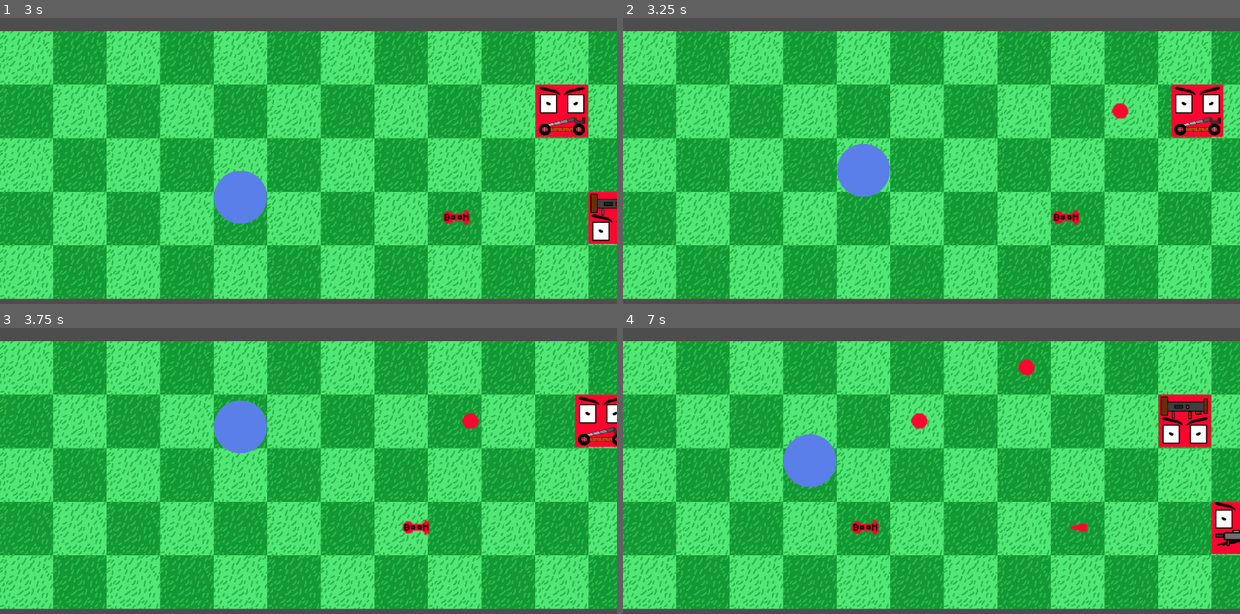
Above: before the commit, frames 1-4 (two rows, left to right).
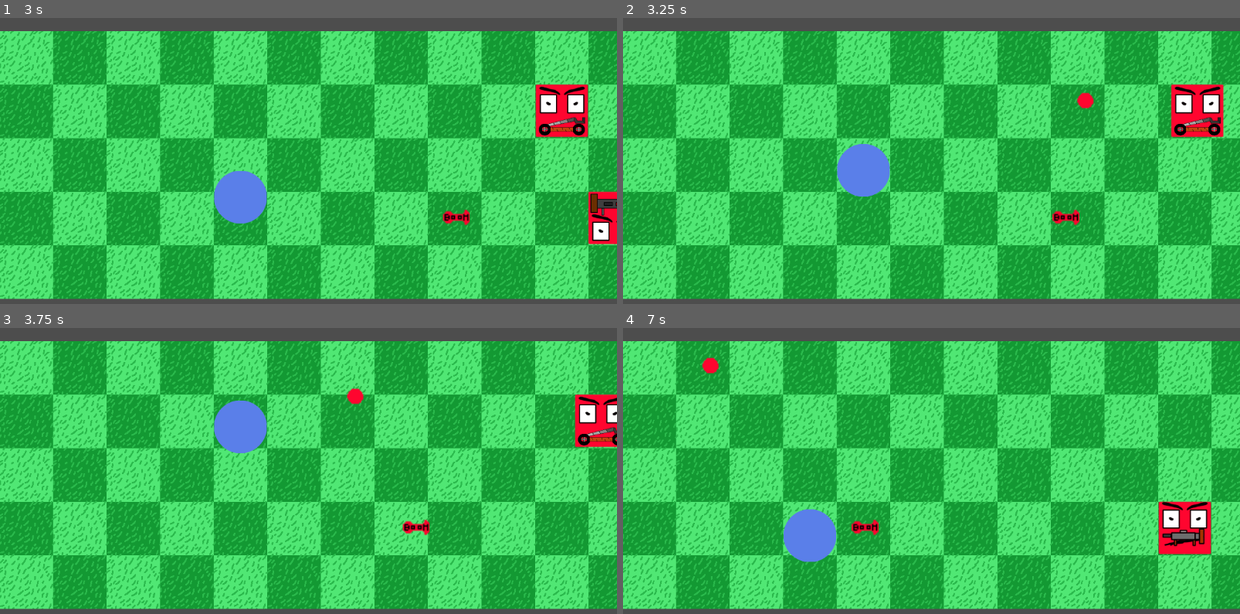
Above: after the commit, the same moments.

Repository: Killfreek/Rats
Game: Godot game, scene res://main.tscn
Two runs of this game, one before a commit and one after it. Both use one fixed random seed, a clock stepped at 60 frames per second and the inputs below.
Inputs:
- Up to frame 1 (3 s): tap Enter at 0.5 s; hold D (MoveRight) 0.53-1.28 s; hold Space (SpawnPlayer) 0.53-1.28 s; hold S (MoveDown) 1.28-2.03 s; tap Space (SpawnPlayer) at 1.35, 2.85 s; hold D (MoveRight) 2.03-2.78 s; hold Space (SpawnPlayer) 2.03-2.78 s; hold W (MoveUp) from 2.78 s (still down)
- Up to frame 2 (3.25 s): keep holding W (MoveUp)
- Up to frame 3 (3.75 s): release W (MoveUp) at 3.53 s; hold A (MoveLeft) from 3.53 s (still down); hold Space (SpawnPlayer) from 3.53 s (still down)
- Up to frame 4 (7 s): release Space (SpawnPlayer) at 4.28 s; tap Space (SpawnPlayer) at 4.35, 5.85 s; release A (MoveLeft) at 5.03 s; hold S (MoveDown) 5.03-5.78 s; hold Space (SpawnPlayer) 5.03-5.78 s; hold D (MoveRight) 5.78-6.53 s; hold W (MoveUp) from 6.53 s (still down); hold Space (SpawnPlayer) from 6.53 s (still down)

Frame 1 is identical in both runs. In frame 2, 0.3% of the frame differs, in the area x 73-82%, y 25-36%; in frame 3, 0.3%; in frame 4, 7.0%, in the area x 12-100%, y 10-82%.

Commit message:
refactored projectile code
removed project code per projectile and replaced with a base, straight and arc projectile

Diff:
--- /dev/null
+++ b/Projectiles/ArcProjectile.gd
@@ -0,0 +1,36 @@
+extends BaseProjectile
+
+@export var minRange : int
+@export var maxRange : int
+@export var tileWidth : int
+@export var curveHeight : int
+
+var startPosition : Vector2
+var maxCurveHeight : Vector2
+var t = 0.0
+
+func setup(velocity : Vector2):
+	var rng = RandomNumberGenerator.new()
+	var rngNumber = int(rng.randf_range(minRange, maxRange));
+
+	startPosition = self.position;
+
+	var xDistance = (rngNumber * tileWidth) * -1;
+	finalPosition = startPosition + Vector2(xDistance, 0);
+	maxCurveHeight = Vector2(startPosition.x + (xDistance / 2), startPosition.y + curveHeight);
+
+func _process(delta):
+	t += (delta * speed)
+	if (t >= 1):
+		queue_free();
+	self.position = _quadratic_bezier(startPosition, maxCurveHeight, finalPosition, t);
+
+
+## p0 - start
+## p1 - max height
+## p2 - final postition
+func _quadratic_bezier(p0: Vector2, p1: Vector2, p2: Vector2, t: float):
+	var q0 = p0.lerp(p1, t);
+	var q1 = p1.lerp(p2, t);
+	var r = q0.lerp(q1, t);
+	return r
--- a/Projectiles/BaseProjectile.gd
+++ b/Projectiles/BaseProjectile.gd
@@ -2,19 +2,12 @@
 
 class_name  BaseProjectile
 
-@export var speed : int
+var finalPosition : Vector2
+
+@export var speed : float
 @export var damage : int
 
-var finalPosition : Vector2
-
-func _process(delta):
-	self.position = self.position.move_toward(finalPosition, delta * speed)
-
-func setup(velocity : Vector2):
-	finalPosition = self.position + velocity;
-
 func _on_area_2d_area_entered(area):
-	print(area.get_name());
 	if(area.get_name() == "Player"):
 		area.takeDamage(damage);
 	queue_free();
--- a/Projectiles/Projectile.gd
+++ /dev/null
@@ -1 +0,0 @@
-extends BaseProjectile
--- a/Projectiles/Projectile.tscn
+++ b/Projectiles/Projectile.tscn
@@ -1,7 +1,10 @@
 [gd_scene load_steps=5 format=3 uid="uid://bp6r0h36cnlk7"]
 
-[ext_resource type="Script" path="res://Projectiles/Projectile.gd" id="1_fwswn"]
 [ext_resource type="Texture2D" uid="uid://cu7eyd42wu868" path="res://Sprites/HostileMobs/Projectiles2.png" id="2_wyg2h"]
+
+[sub_resource type="GDScript" id="GDScript_vvrv4"]
+script/source = "extends StraightProjectile
+"
 
 [sub_resource type="SpriteFrames" id="SpriteFrames_hr1yl"]
 animations = [{
@@ -19,8 +22,9 @@
 height = 34.0
 
 [node name="Projectile" type="Node2D"]
-script = ExtResource("1_fwswn")
-speed = 100
+script = SubResource("GDScript_vvrv4")
+speed = 100.0
+damage = 1
 
 [node name="AnimatedSprite2D" type="AnimatedSprite2D" parent="."]
 scale = Vector2(2, 2)
--- a/Projectiles/ProjectileExplosive.gd
+++ /dev/null
@@ -1 +0,0 @@
-extends BaseProjectile
--- a/Projectiles/ProjectileExplosive.tscn
+++ b/Projectiles/ProjectileExplosive.tscn
@@ -1,7 +1,10 @@
 [gd_scene load_steps=5 format=3 uid="uid://uwk2r6hcllt5"]
 
-[ext_resource type="Script" path="res://Projectiles/ProjectileExplosive.gd" id="1_4sdx2"]
 [ext_resource type="Texture2D" uid="uid://bu2tu1bnm1air" path="res://Sprites/HostileMobs/ProjectilesBooM.png" id="2_0lctr"]
+
+[sub_resource type="GDScript" id="GDScript_wqd6m"]
+script/source = "extends StraightProjectile
+"
 
 [sub_resource type="SpriteFrames" id="SpriteFrames_hr1yl"]
 animations = [{
@@ -19,8 +22,9 @@
 height = 56.0
 
 [node name="Projectile" type="Node2D"]
-script = ExtResource("1_4sdx2")
-speed = 100
+script = SubResource("GDScript_wqd6m")
+speed = 100.0
+damage = 1
 
 [node name="AnimatedSprite2D" type="AnimatedSprite2D" parent="."]
 position = Vector2(1.43051e-06, 9.53674e-07)
--- a/Projectiles/ProjectileThrow.gd
+++ /dev/null
@@ -1 +0,0 @@
-extends BaseProjectile
--- a/Projectiles/ProjectileThrow.tscn
+++ b/Projectiles/ProjectileThrow.tscn
@@ -1,6 +1,6 @@
 [gd_scene load_steps=5 format=3 uid="uid://bubymue2eexi2"]
 
-[ext_resource type="Script" path="res://Projectiles/ProjectileThrow.gd" id="1_u7rvs"]
+[ext_resource type="Script" path="res://Projectiles/ArcProjectile.gd" id="1_rebtw"]
 [ext_resource type="Texture2D" uid="uid://dt1jdcco1eb6l" path="res://Sprites/HostileMobs/ProjectilesArcing.png" id="2_lk4k7"]
 
 [sub_resource type="SpriteFrames" id="SpriteFrames_hr1yl"]
@@ -19,8 +19,13 @@
 height = 34.0
 
 [node name="Projectile" type="Node2D"]
-script = ExtResource("1_u7rvs")
-speed = 100
+script = ExtResource("1_rebtw")
+minRange = 5
+maxRange = 9
+tileWidth = 100
+curveHeight = -100
+speed = 0.5
+damage = 1
 
 [node name="AnimatedSprite2D" type="AnimatedSprite2D" parent="."]
 scale = Vector2(2, 2)
--- /dev/null
+++ b/Projectiles/StraightProjectile.gd
@@ -0,0 +1,9 @@
+extends BaseProjectile
+
+class_name  StraightProjectile
+
+func _process(delta):
+	self.position = self.position.move_toward(finalPosition, delta * speed)
+
+func setup(velocity : Vector2):
+	finalPosition = self.position + velocity;
